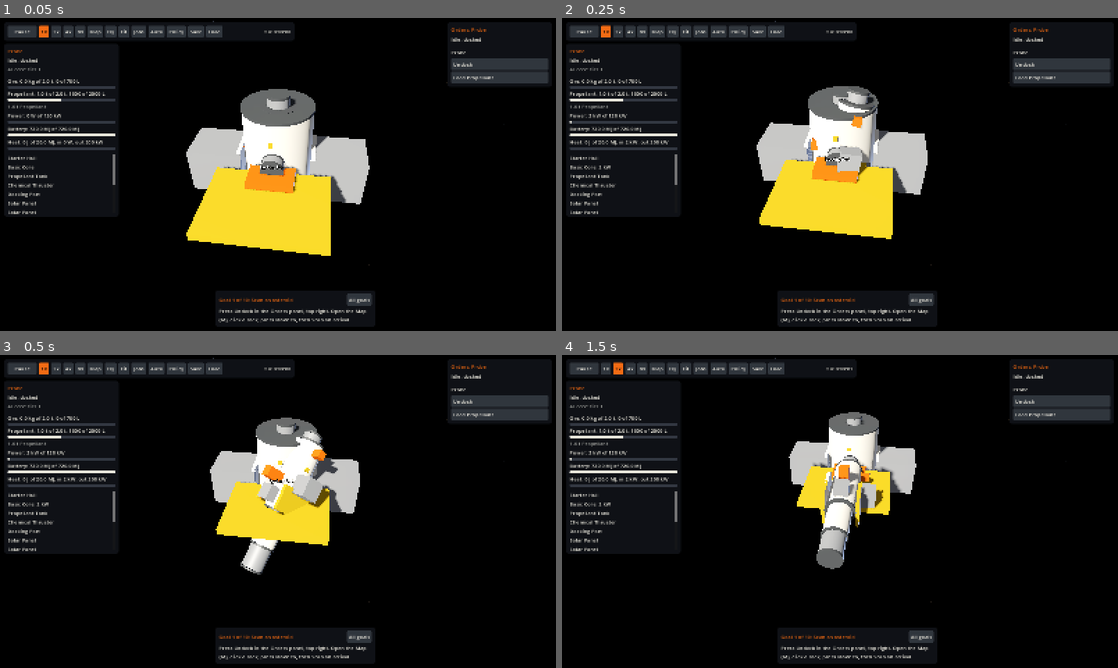
Above: before the commit, frames 1-4 (two rows, left to right).
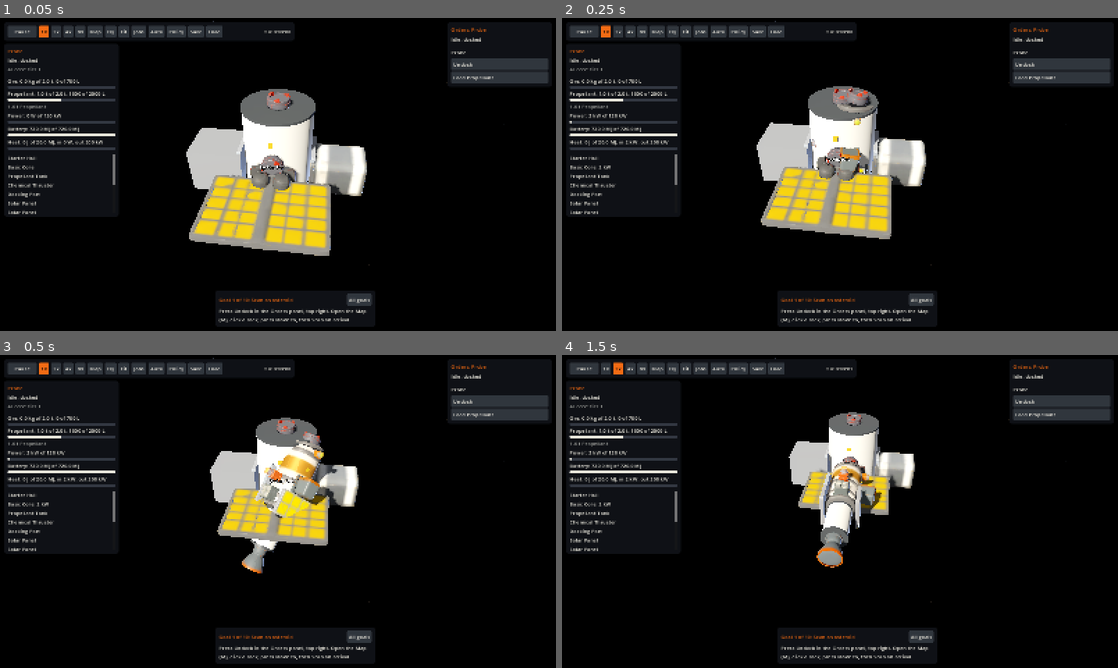
Above: after the commit, the same moments.

Repository: Tunje/spacejunk
Game: Godot game, scene res://client/main.tscn
The game is run twice, just before and just after one commit, with the same random seed, the same clock (stepped at 60 frames per second) and the same inputs.
Inputs:
- Up to frame 1 (0.05 s): no input
- Up to frame 2 (0.25 s): no input
- Up to frame 3 (0.5 s): no input
- Up to frame 4 (1.5 s): click "1x" at 0.5 s; click "2x" at 1.25 s

The runs differ from the first frame. In frame 1, 6.7% of the frame differs, in the area x 33-67%, y 23-76%; in frame 2, 6.1%; in frame 3, 4.8%; in frame 4, 3.2%.

Commit message:
Show generated part models in place of placeholders (D22)
A part whose visual.model names a .glb in assets/models shows that model
through ModelLook, on its data origin; any other part keeps its labelled
placeholder. Picking, the resting height and effects still come from the
collision data. Glow goes on each model part's own material copies (an
overlay can't be freed by the headless renderer). ModelLook keeps loaded
scenes, so rebuilt crafts don't decode models again. The B9 test hull is
centred, not on its base, so it is lifted 3 m until B16 replaces it. A test
checks every model sits on its collision box.

Co-Authored-By: Claude Opus 5.5 <noreply@anthropic.com>

Diff:
--- a/client/view/craft_node.gd
+++ b/client/view/craft_node.gd
@@ -1,6 +1,7 @@
 class_name CraftNode extends Node3D
-## One unit drawn as labelled placeholder parts built from `collision` data.
-## Models replace the meshes later; layout and selection stay data-driven.
+## One unit drawn part by part: the generated model its `visual.model` names, or a
+## labelled placeholder built from `collision` data while it has none. Either way,
+## layout, picking and the resting height come from data, never from the model.
 
 const FLANGE_M := 0.16
 const SELECT_ENERGY := 0.45
@@ -11,6 +12,11 @@
 const HEAT_HOT := Color(1.0, 0.62, 0.22)
 const GROW_SECONDS := 1.4
 const PLUME_LENGTH_FACTOR := 2.6
+## Generated models are `<visual.model>.glb` here, placed on the part's data origin.
+const MODEL_DIR := "res://assets/models/"
+## Models made before the data-origin rule, and the shift that puts them on it. The
+## B9 test hull is centred on its middle, not its base; B16 replaces it.
+const MODEL_SHIFTS := { "starter_hull": Vector3(0, 3, 0) }
 
 var unit_id := 0
 var signature := ""
@@ -28,6 +34,8 @@
 var undock_from := Transform3D.IDENTITY
 
 var _materials: Dictionary = {}
+## A model part's own materials, which _paint gives the same glow as `_materials`.
+var _model_materials: Dictionary = {}
 var _meshes: Dictionary = {}
 var _labels: Dictionary = {}
 var _hovered_part := 0
@@ -55,12 +63,22 @@
 	return Color.html(tint) if Color.html_is_valid(tint) else ClientTheme.OFF_WHITE
 
 
+## The generated model a part's data names, or "" while it has none.
+static func model_path(visual: Dictionary) -> String:
+	var model: Variant = visual.get("model")
+	if not model is String or (model as String).is_empty():
+		return ""
+	var path := MODEL_DIR + (model as String) + ".glb"
+	return path if ResourceLoader.exists(path) else ""
+
+
 func build(id: int, root: Dictionary, modules: Dictionary) -> void:
 	unit_id = id
 	signature = signature_of(root)
 	for child: Node in get_children():
 		child.queue_free()
 	_materials.clear()
+	_model_materials.clear()
 	_meshes.clear()
 	_labels.clear()
 	_tips.clear()
@@ -154,6 +172,10 @@
 		material.emission_enabled = energy > 0.0
 		material.emission = colour
 		material.emission_energy_multiplier = energy
+		for own: BaseMaterial3D in _model_materials.get(id, []):
+			own.emission_enabled = material.emission_enabled
+			own.emission = colour
+			own.emission_energy_multiplier = energy
 
 
 func _add_part(part: Dictionary, modules: Dictionary) -> void:
@@ -182,33 +204,31 @@
 
 	var shape := CollisionShape3D.new()
 	shape.position = centre
-	var mesh := MeshInstance3D.new()
-	mesh.position = centre
-	mesh.material_override = material
-	_meshes[part["id"]] = mesh
 	if Feedback.has_capability(module, "radiator"):
 		_radiators.append(part["id"])
 	_record_tip(part, module, xform, centre, size)
-	if collision["shape"] == "cylinder":
+	var cylinder: bool = collision["shape"] == "cylinder"
+	if cylinder:
 		var cylinder_shape := CylinderShape3D.new()
 		cylinder_shape.radius = size.x * 0.5
 		cylinder_shape.height = size.y
 		shape.shape = cylinder_shape
-		var cylinder := CylinderMesh.new()
-		cylinder.top_radius = size.x * 0.5
-		cylinder.bottom_radius = size.x * 0.5
-		cylinder.height = size.y
-		mesh.mesh = cylinder
-		_add_flanges(mesh, size)
 	else:
 		var box_shape := BoxShape3D.new()
 		box_shape.size = size
 		shape.shape = box_shape
-		var box := BoxMesh.new()
-		box.size = size
-		mesh.mesh = box
 	body.add_child(shape)
-	body.add_child(mesh)
+	var path := CraftNode.model_path(module["visual"])
+	var model: Node3D = ModelLook.instantiate(path) if path != "" else null
+	if model != null:
+		model.position = MODEL_SHIFTS.get(module["visual"]["model"], Vector3.ZERO)
+		_model_materials[part["id"]] = CraftNode._own_materials(model)
+		_meshes[part["id"]] = model
+		body.add_child(model)
+	else:
+		var mesh := _placeholder(material, centre, size, cylinder)
+		_meshes[part["id"]] = mesh
+		body.add_child(mesh)
 
 	var label := Label3D.new()
 	label.text = module["name"]
@@ -225,6 +245,43 @@
 
 	for child: Dictionary in part["children"]:
 		_add_part(child, modules)
+
+
+## The labelled block a part shows until it has a model: its collision shape, tinted.
+func _placeholder(material: StandardMaterial3D, centre: Vector3, size: Vector3, cylinder: bool) -> MeshInstance3D:
+	var mesh := MeshInstance3D.new()
+	mesh.position = centre
+	mesh.material_override = material
+	if cylinder:
+		var shape := CylinderMesh.new()
+		shape.top_radius = size.x * 0.5
+		shape.bottom_radius = size.x * 0.5
+		shape.height = size.y
+		mesh.mesh = shape
+		_add_flanges(mesh, size)
+	else:
+		var box := BoxMesh.new()
+		box.size = size
+		mesh.mesh = box
+	return mesh
+
+
+## A model's materials, made its own so its glow (selection, work, heat) lights this
+## part only: ModelLook already copied the ones it capped, and the rest are copied here.
+## The glow goes on these rather than an overlay, which headless renderers can't free.
+static func _own_materials(model: Node3D) -> Array[BaseMaterial3D]:
+	var own: Array[BaseMaterial3D] = []
+	for node: Node in model.find_children("*", "MeshInstance3D", true, false):
+		var mi := node as MeshInstance3D
+		for surface in mi.mesh.get_surface_count():
+			var material := mi.get_active_material(surface) as BaseMaterial3D
+			if material == null:
+				continue
+			if mi.get_surface_override_material(surface) == null:
+				material = material.duplicate() as BaseMaterial3D
+				mi.set_surface_override_material(surface, material)
+			own.append(material)
+	return own
 
 
 ## The far end of a part from its mount, which is where effects start. A root
--- a/client/view/model_look.gd
+++ b/client/view/model_look.gd
@@ -13,9 +13,16 @@
 const TOLERANCE := 0.001
 
 
+## Loaded models, kept so a craft rebuilt later doesn't decode the model and its
+## textures again once the last instance is gone.
+static var _scenes: Dictionary = {}
+
+
 ## Loads a generated model and tames its materials. Null if the path doesn't load.
 static func instantiate(path: String) -> Node3D:
-	var scene := load(path) as PackedScene
+	if not _scenes.has(path):
+		_scenes[path] = load(path) as PackedScene
+	var scene: PackedScene = _scenes[path]
 	if scene == null:
 		return null
 	var root := scene.instantiate() as Node3D
--- /dev/null
+++ b/tests/client/test_craft_models.gd
@@ -0,0 +1,131 @@
+extends GutTest
+## D22: a part shows the generated model its data names, through ModelLook, and a
+## labelled placeholder when there is no model; picking, glow and growth work on both.
+
+var modules: Dictionary
+var craft: CraftNode
+
+
+func before_each() -> void:
+	modules = DataLoader.load_defs()["modules"]
+	craft = add_child_autofree(CraftNode.new())
+
+
+func _part(id: int, def: String, at: String, children: Array = []) -> Dictionary:
+	return { "id": id, "def": def, "parent_connector": at, "connector": "mount", "state": "on",
+		"fault": "", "draw_w": 0, "priority": 0, "children": children }
+
+
+## The starter ship's middle: the hull (a model), its core (no model in data), the
+## tank (named, but not generated yet) and the thruster under it (a model).
+func _build() -> void:
+	var root := _part(1, "starter_hull", "", [
+		_part(2, "basic_core", "core"),
+		_part(3, "propellant_tank_mk1", "stack_bottom", [_part(4, "chemical_thruster_mk1", "stack_bottom")]),
+	])
+	root.erase("parent_connector")
+	root.erase("connector")
+	craft.build(7, root, modules)
+
+
+func craft_def(id: int) -> String:
+	return { 1: "starter_hull", 4: "chemical_thruster_mk1" }[id]
+
+
+## Every generated model, as placed, sits on its part's collision box: a model off
+## its data origin (as the B9 hull was, 3 m low) shows parts floating off the hull.
+func test_every_model_sits_on_its_collision_box() -> void:
+	var checked := 0
+	for id: String in modules:
+		var visual: Dictionary = modules[id]["visual"]
+		var path := CraftNode.model_path(visual)
+		if path == "":
+			continue
+		var model: Node3D = autofree(ModelLook.instantiate(path))
+		model.position = CraftNode.MODEL_SHIFTS.get(visual["model"], Vector3.ZERO)
+		var box := AABB()
+		var first := true
+		for mi: Node in model.find_children("*", "MeshInstance3D", true, false):
+			var b := model.transform * (mi as MeshInstance3D).transform * (mi as MeshInstance3D).get_aabb()
+			box = b if first else box.merge(b)
+			first = false
+		var centre := CraftLayout.to_metres(modules[id]["collision"]["center_mm"])
+		assert_lt(box.get_center().distance_to(centre), 0.5, "%s: model %s, data %s" % [id, box.get_center(), centre])
+		checked += 1
+	assert_gte(checked, 14, "the 13 B12 parts and the hull")
+
+
+func _metallic_ok(node: Node) -> bool:
+	for mi: Node in node.find_children("*", "MeshInstance3D", true, false):
+		for surface in (mi as MeshInstance3D).mesh.get_surface_count():
+			var material := (mi as MeshInstance3D).get_active_material(surface) as BaseMaterial3D
+			if material != null and material.metallic > ModelLook.METALLIC_CAP + ModelLook.TOLERANCE:
+				return false
+	return true
+
+
+func test_model_path_needs_a_name_and_a_file() -> void:
+	assert_eq(CraftNode.model_path({ "model": "chemical_thruster_mk1" }),
+		"res://assets/models/chemical_thruster_mk1.glb")
+	assert_eq(CraftNode.model_path({ "model": null }), "")
+	assert_eq(CraftNode.model_path({}), "")
+	assert_eq(CraftNode.model_path({ "model": "no_such_model" }), "", "named but not generated")
+
+
+func test_a_part_with_a_model_shows_it_and_one_without_keeps_its_placeholder() -> void:
+	_build()
+	for id: int in [1, 4]:
+		var shown: Node3D = craft._meshes[id]
+		assert_false(shown is MeshInstance3D and (shown as MeshInstance3D).mesh is PrimitiveMesh,
+			"part %d is its model, not a block" % id)
+		assert_gt(shown.find_children("*", "MeshInstance3D", true, false).size(), 0)
+		assert_eq(shown.position, CraftNode.MODEL_SHIFTS.get(modules[craft_def(id)]["visual"]["model"], Vector3.ZERO),
+			"on the part's data origin")
+		assert_true(_metallic_ok(shown), "through ModelLook")
+	for id: int in [2, 3]:
+		var block: MeshInstance3D = craft._meshes[id]
+		assert_true(block.mesh is PrimitiveMesh, "part %d keeps its placeholder" % id)
+		assert_eq(block.material_override, craft._materials[id])
+
+
+func test_picking_and_resting_height_still_come_from_data() -> void:
+	_build()
+	var bodies := craft.find_children("*", "StaticBody3D", true, false)
+	assert_eq(bodies.size(), 4)
+	for body: Node in bodies:
+		assert_eq(body.find_children("*", "CollisionShape3D", false, false).size(), 1)
+	# The thruster's collision bottom is the lowest point, model or not.
+	var lowest := INF
+	for body: Node in bodies:
+		var shape: CollisionShape3D = body.find_children("*", "CollisionShape3D", false, false)[0]
+		var half := (shape.shape as BoxShape3D).size.y * 0.5 if shape.shape is BoxShape3D \
+			else (shape.shape as CylinderShape3D).height * 0.5
+		lowest = minf(lowest, ((body as Node3D).transform * (shape.position - Vector3(0, half, 0))).y)
+	assert_almost_eq(craft.bottom_m, lowest, 0.001)
+
+
+func test_a_model_glows_when_selected() -> void:
+	_build()
+	var model: Node3D = craft._meshes[1]
+	var surface: MeshInstance3D = model.find_children("*", "MeshInstance3D", true, false)[0]
+	var own := surface.get_active_material(0) as BaseMaterial3D
+	assert_has(craft._model_materials[1], own)
+	assert_false(own.emission_enabled)
+	craft.highlight(1)
+	assert_true(craft._materials[1].emission_enabled)
+	assert_true(own.emission_enabled, "the model glows")
+	assert_almost_eq(own.emission_energy_multiplier, CraftNode.SELECT_ENERGY, 0.001)
+	assert_false((craft._model_materials[4][0] as BaseMaterial3D).emission_enabled, "only that part")
+
+
+func test_a_new_model_part_grows_in() -> void:
+	_build()
+	var root := _part(1, "starter_hull", "", [
+		_part(2, "basic_core", "core"),
+		_part(3, "propellant_tank_mk1", "stack_bottom", [_part(4, "chemical_thruster_mk1", "stack_bottom")]),
+		_part(5, "docking_port_mk1", "stack_top"),
+	])
+	craft.build(7, root, modules)
+	assert_eq(craft._growing.keys(), [5])
+	craft._advance_growth(0.1)
+	assert_lt(craft._meshes[5].scale.x, 1.0)
Not shown, added: tests/client/test_craft_models.gd.uid
